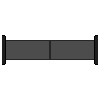
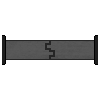
Revision of a layered 100x100 image; what changed, layer by layer:
removed layer "Paint Layer 3" over [6, 41, 94, 59]
added layer "door_wear_2" above "door_wear_1" over [6, 41, 94, 59]
added layer "door_closed" above "walls" over [6, 41, 94, 59]
painted on "walls" over [6, 41, 94, 59]
